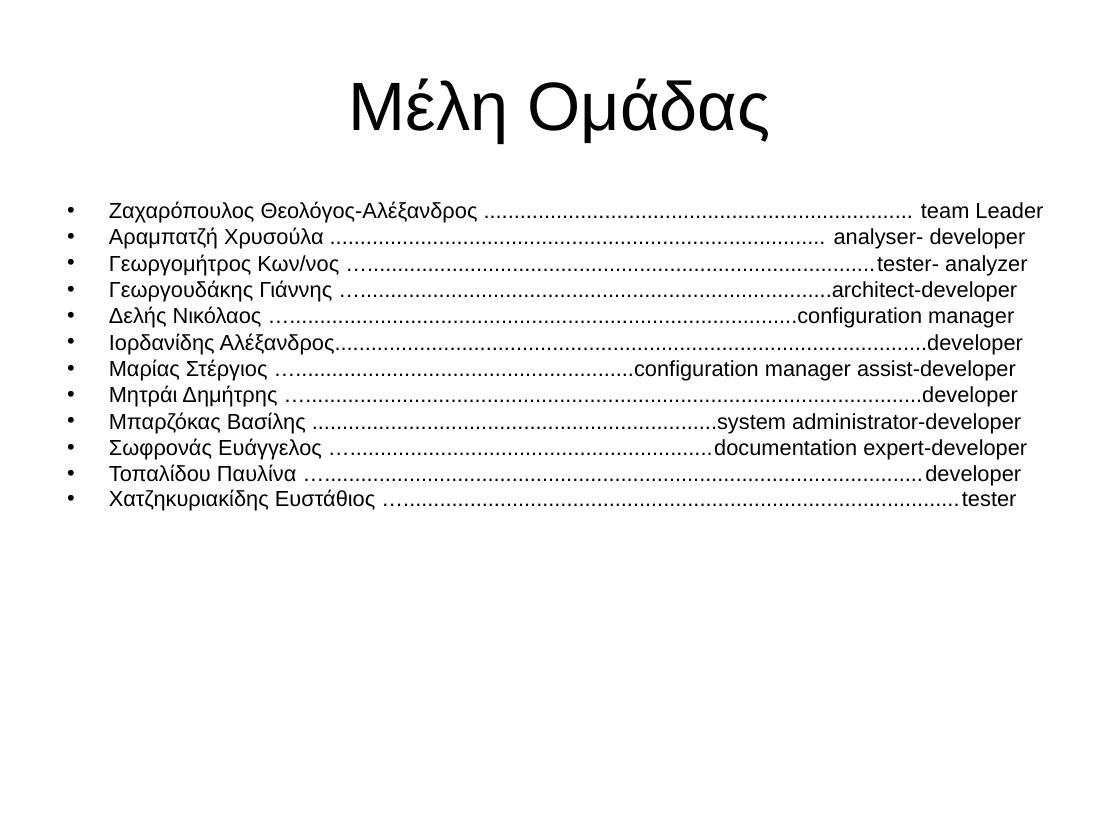
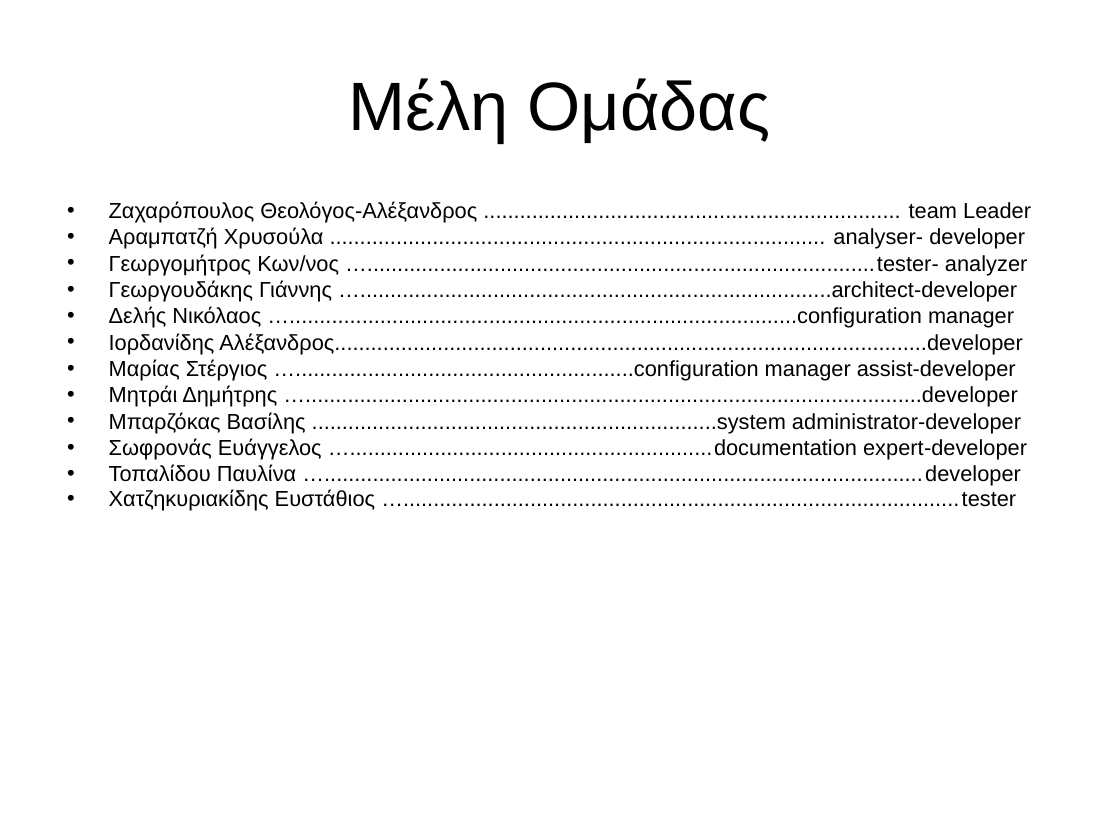
Before and after one commit to thantsip/tl2hotel, a slide deck: slide 2 of clients_wiki/Presentation/Hotel Reception Presentation.ppt. Drawn at 1120x840 pixels with LibreOffice and Linux fonts; fonts in the diff are those of the drawing. Boxes give left, top, right and bottom in pixels: in the first picture for what was removed or moved away, otherwise in the second. Text is boxed around its words. In the diff, an @@ line names an element or a change of style, - is before the commit and + after.

```diff
--- a/clients_wiki/Presentation/Hotel Reception Presentation.ppt
+++ b/clients_wiki/Presentation/Hotel Reception Presentation.ppt
@@ text at [109,201,1031,223]: text changed @@
-• Ζαχαρόπουλος Θεολόγος-Αλέξανδρος ....................................................................... team Leader
+• Ζαχαρόπουλος Θεολόγος-Αλέξανδρος ..................................................................... team Leader
```
Also in this commit, not shown: 2 other slides changed, 2 slides added.
